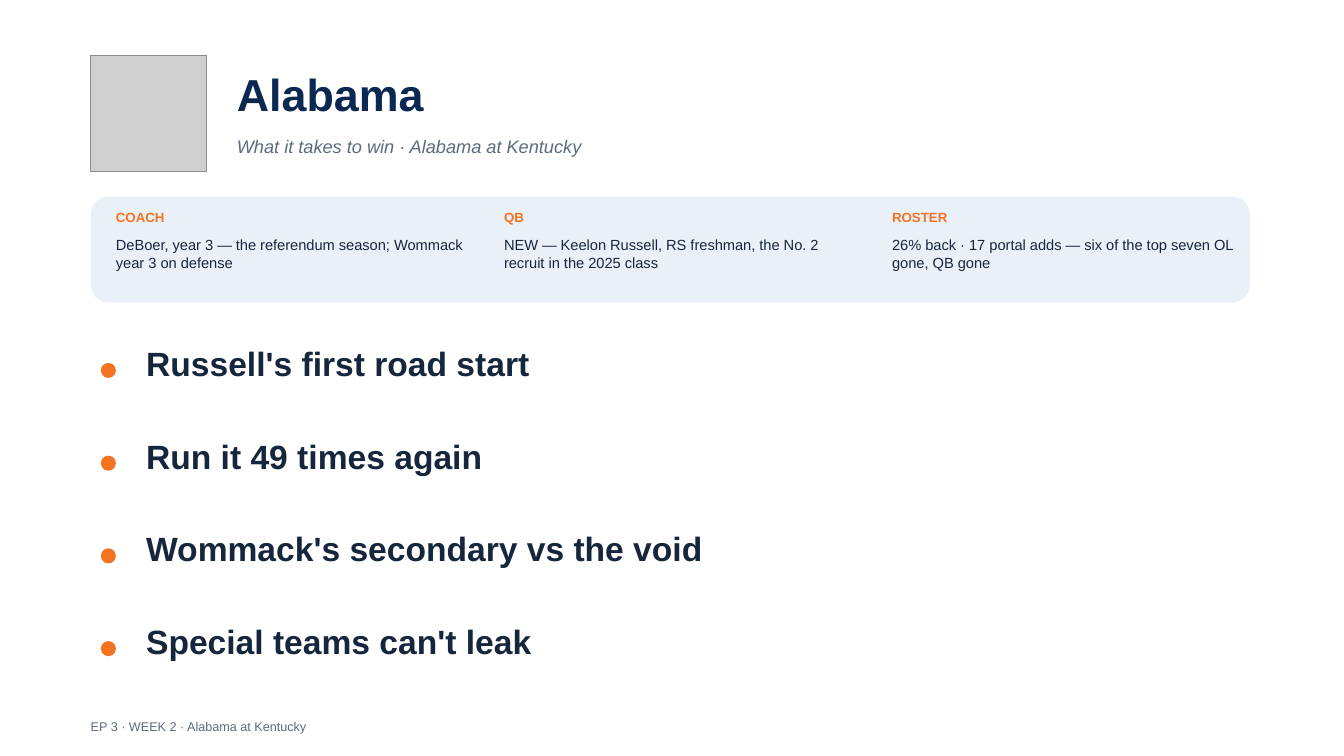
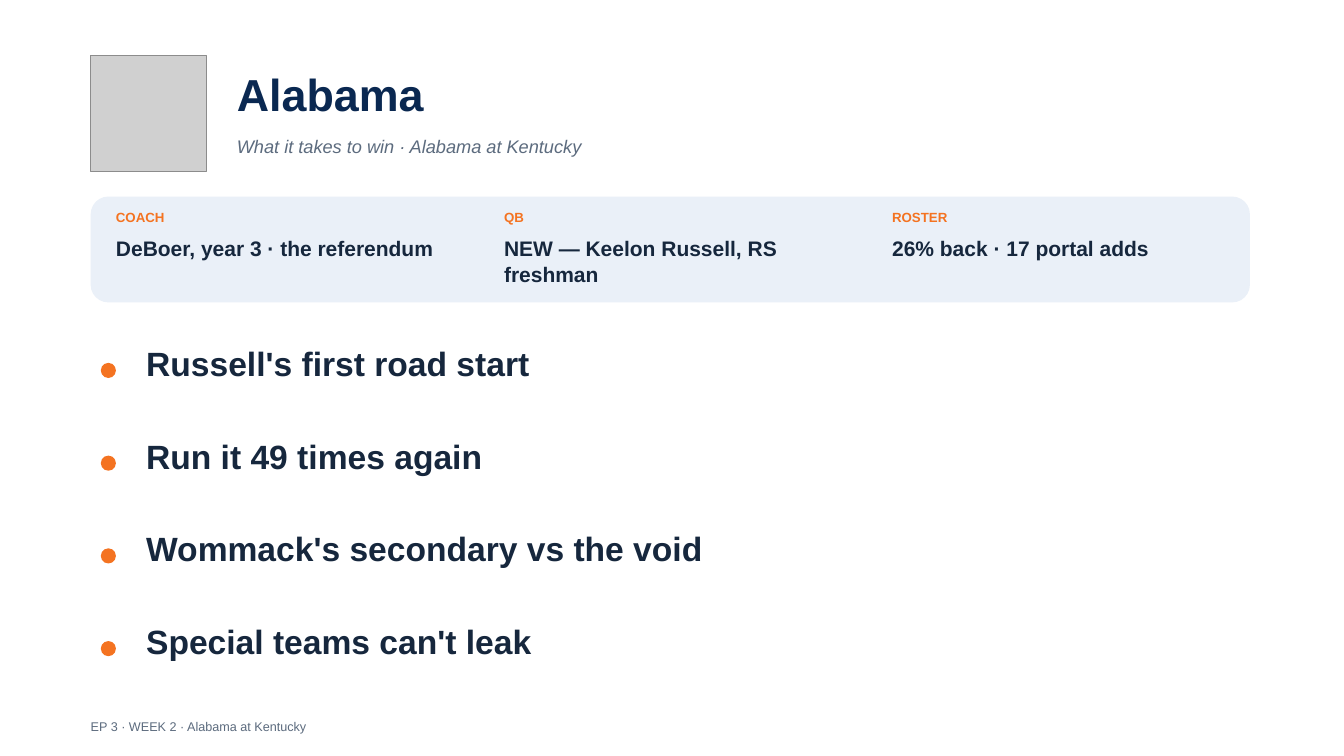
Before and after one commit to lucasalvarezflorida-lab/ncaa-fbs-analytics, a slide deck: slide 16 of decks/2026_Week2_Episode3.pptx. Drawn at 1344x756 pixels with LibreOffice and Linux fonts; fonts in the diff are those of the drawing; grey boxes stand for pictures. Boxes give left, top, right and bottom in pixels: in the first picture for what was removed or moved away, otherwise in the second. Text is boxed around its words. In the diff, an @@ line names an element or a change of style, - is before the commit and + after.

```diff
--- a/decks/2026_Week2_Episode3.pptx
+++ b/decks/2026_Week2_Episode3.pptx
@@ text at (x1=116, y1=240, x2=433, y2=261): text changed; size 10.5 to 15 pt; bold on @@
-DeBoer, year 3 — the referendum season; Wommack year 3 on defense
+DeBoer, year 3 · the referendum
@@ text at (x1=504, y1=240, x2=777, y2=283): text changed; size 10.5 to 15 pt; bold on @@
-NEW — Keelon Russell, RS freshman, the No. 2 recruit in the 2025 class
+NEW — Keelon Russell, RS freshman
@@ text at (x1=892, y1=240, x2=1149, y2=261): text changed; size 10.5 to 15 pt; bold on @@
-26% back · 17 portal adds — six of the top seven OL gone, QB gone
+26% back · 17 portal adds
```
Also in this commit, not shown: 9 other slides changed, 1 other file.
